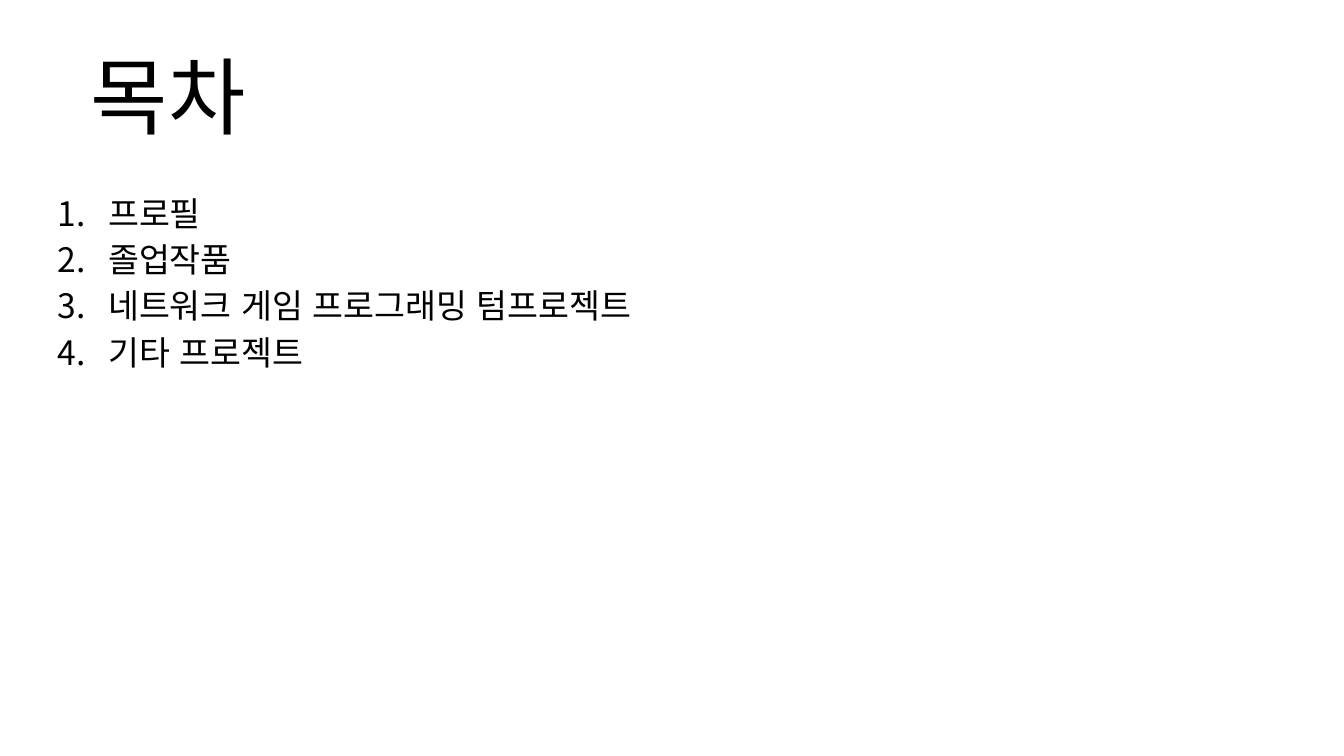
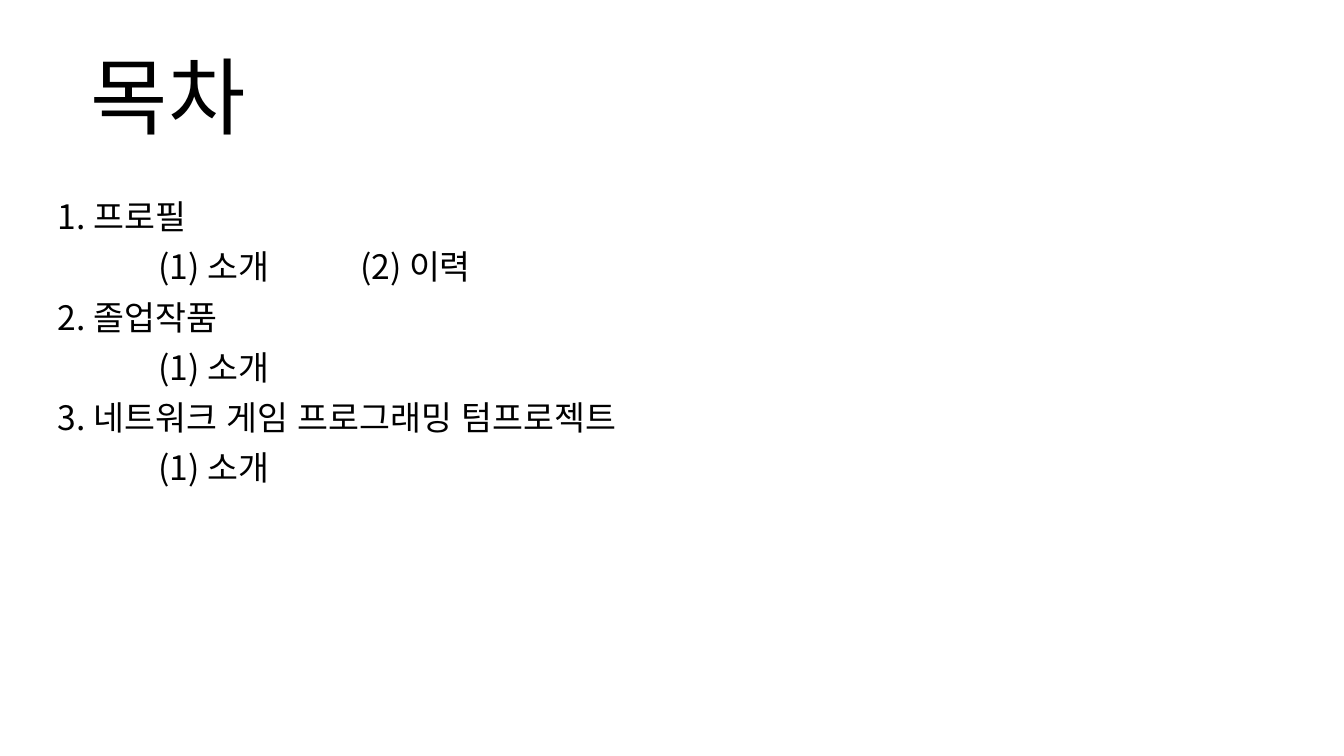
Before and after one commit to kimi5231/B1A2_project, a slide deck: slide 2 of 포트폴리오/임수영/포트폴리오.pptx. Drawn at 1344x756 pixels with LibreOffice and Linux fonts; fonts in the diff are those of the drawing. Boxes give left, top, right and bottom in pixels: in the first picture for what was removed or moved away, otherwise in the second. Text is boxed around its words. In the diff, an @@ line names an element or a change of style, - is before the commit and + after.

```diff
--- a/포트폴리오/임수영/포트폴리오.pptx
+++ b/포트폴리오/임수영/포트폴리오.pptx
@@ subtitle at bbox=[58, 201, 617, 487]: text changed @@
-1. 프로필
-2. 졸업작품
-3. 네트워크 게임 프로그래밍 텀프로젝트
-4. 기타 프로젝트
+1. 프로필
+(1) 소개 (2) 이력
+2. 졸업작품
+(1) 소개
+3. 네트워크 게임 프로그래밍 텀프로젝트
+(1) 소개
```
Also in this commit, not shown: 6 other slides changed, 5 slides added.
